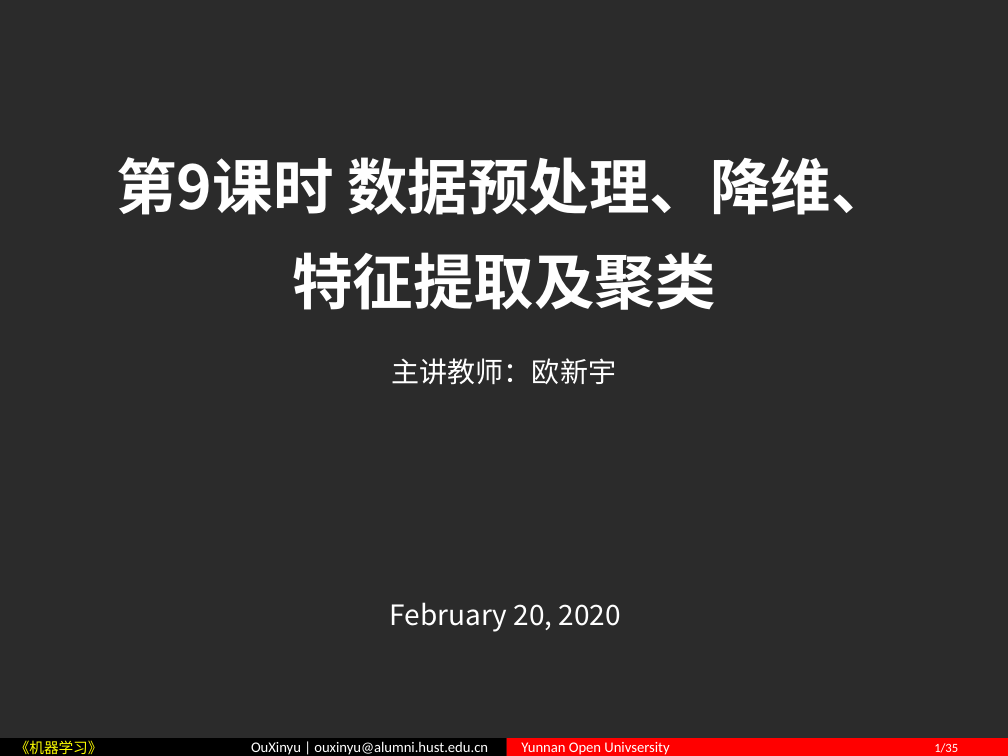
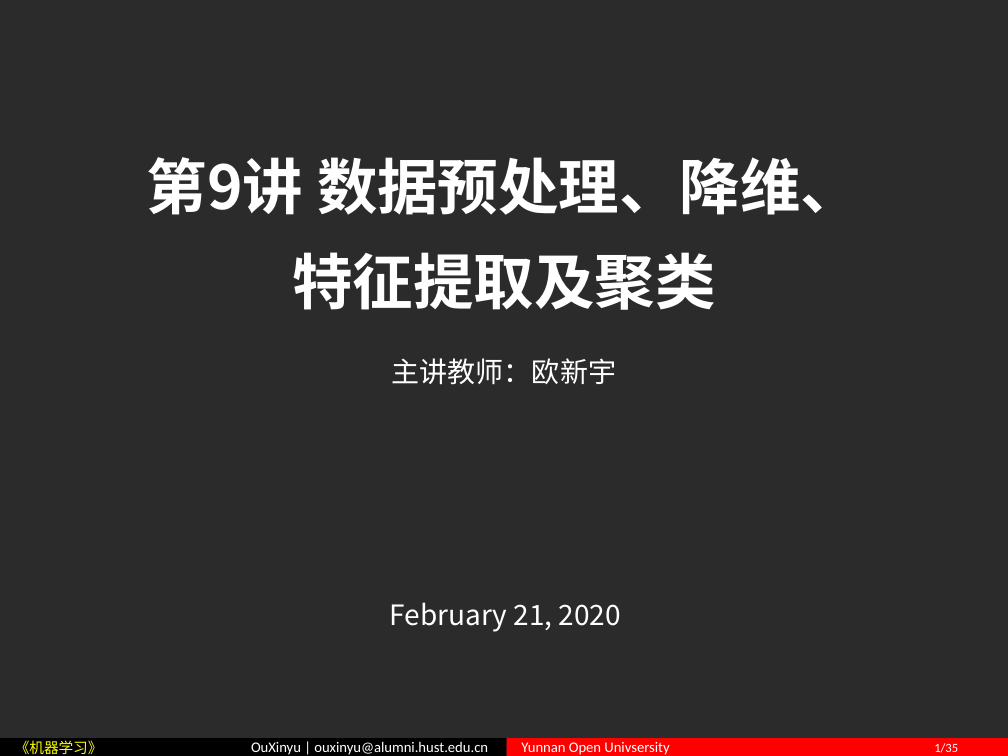
Before and after one commit to ouxinyu/Teaching, a slide deck: slide 1 of MachineLearning/PPT/Ch09Preprocessing.pptx. Drawn at 1008x756 pixels with LibreOffice and Linux fonts; fonts in the diff are those of the drawing; background and template pictures are left out; a plain dark background stands for a picture behind light text. Boxes give left, top, right and bottom in pixels: in the first picture for what was removed or moved away, otherwise in the second. Text is boxed around its words. In the diff, an @@ line names an element or a change of style, - is before the commit and + after.

```diff
--- a/MachineLearning/PPT/Ch09Preprocessing.pptx
+++ b/MachineLearning/PPT/Ch09Preprocessing.pptx
@@ title at (147,157,861,310): text changed @@
-第9课时 数据预处理、降维、
-特征提取及聚类
+第9讲 数据预处理、降维、
+特征提取及聚类
@@ text at (389,602,621,632): text changed @@
-February 20, 2020
+February 21, 2020
```
Also in this commit, not shown: 21 other files.
